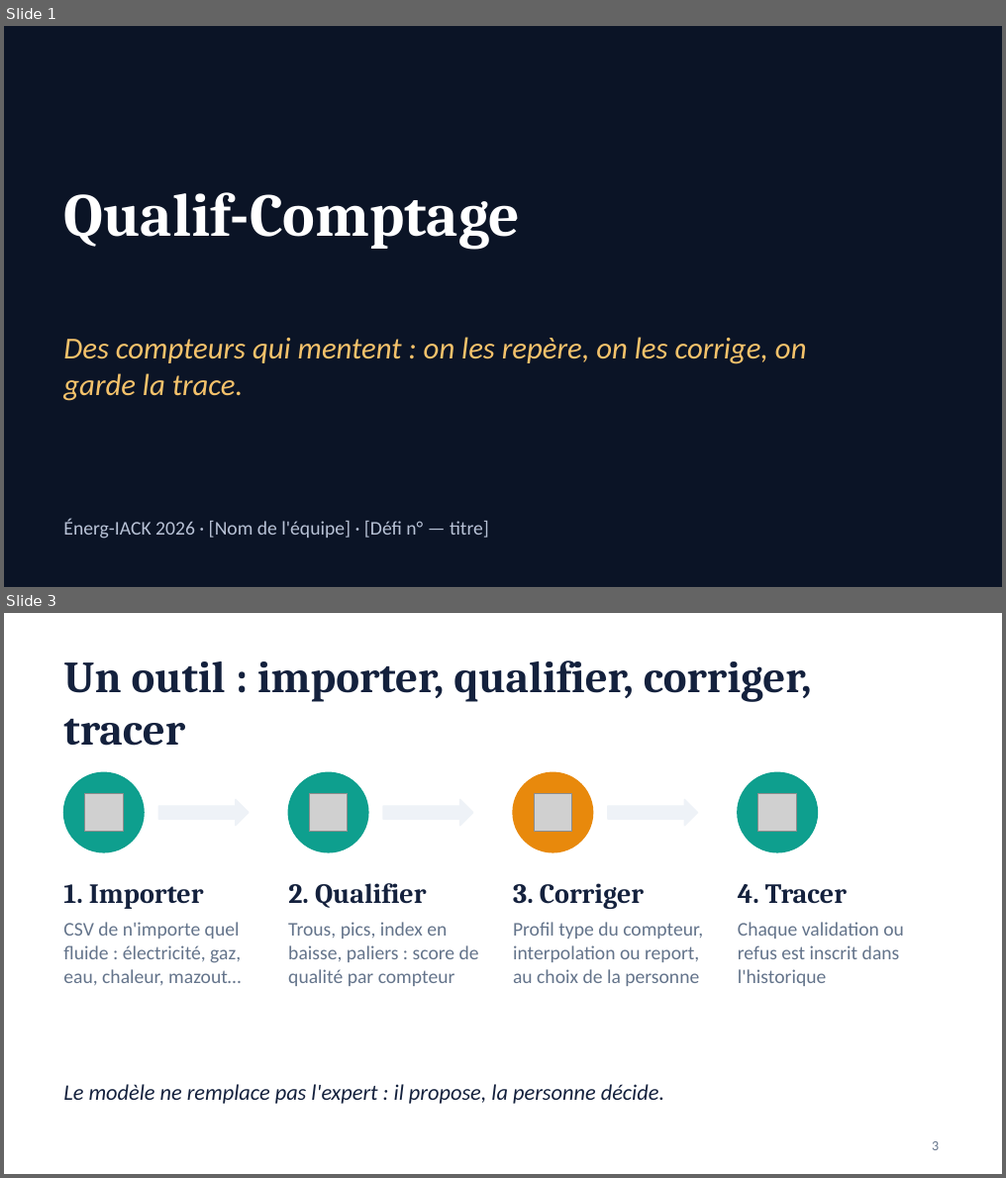
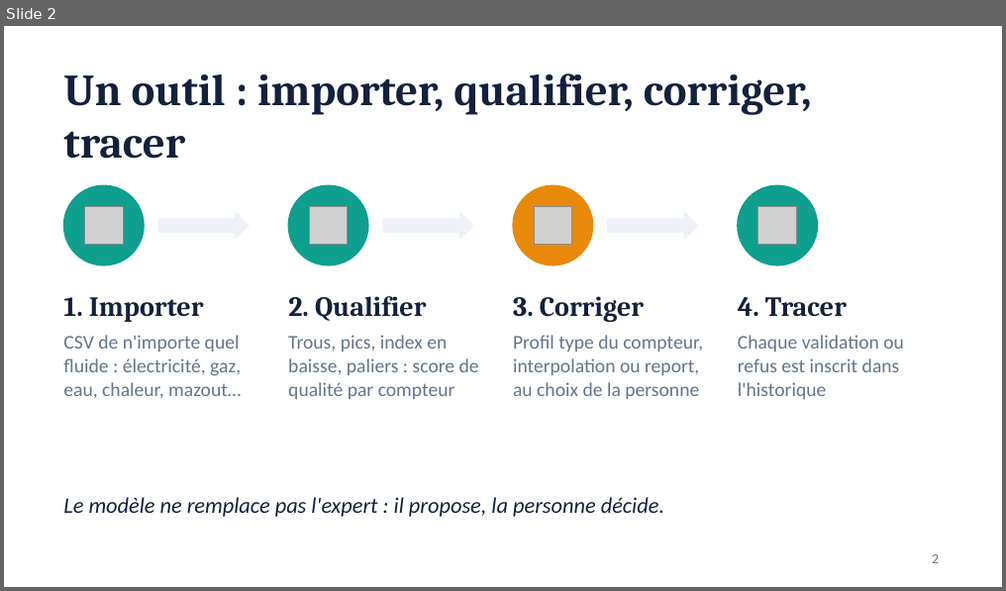
Before and after one commit to loicgilbert74000-coder/qualif-comptage, a slide deck: pitch/qualif-comptage-pitch.pptx. Shown one above the other, each under a label of ours: slides 1 and 3 before the commit, slide 2 after it; the slides between them are not shown. The pictures are 1006x1178 and 1006x591 pixels, drawn with LibreOffice and Linux fonts; fonts in the diff are those of the drawing; grey boxes stand for pictures. Boxes give left, top, right and bottom in pixels: in the first picture for what was removed or moved away, otherwise in the second. Text is boxed around its words. In the diff, an @@ line names an element or a change of style, - is before the commit and + after.

```diff
--- a/pitch/qualif-comptage-pitch.pptx
+++ b/pitch/qualif-comptage-pitch.pptx
@@ slide 1 removed at bbox=[4, 26, 1002, 587], background #0B1426 @@
@@ text removed at bbox=[63, 76, 463, 106] @@
-Qualif-Comptage
@@ title removed at bbox=[63, 192, 520, 250] @@
-Qualif-Comptage
@@ text removed at bbox=[63, 337, 807, 401] @@
-Des compteurs qui mentent : on les repère, on les corrige, on garde la trace.
@@ text removed at bbox=[63, 519, 489, 539] @@
-Énerg-IACK 2026 · [Nom de l'équipe] · [Défi n° — titre]
@@ what was slide 3 is now slide 2 @@
```
Also in this commit, not shown: 2 slides changed, 2 other files.
